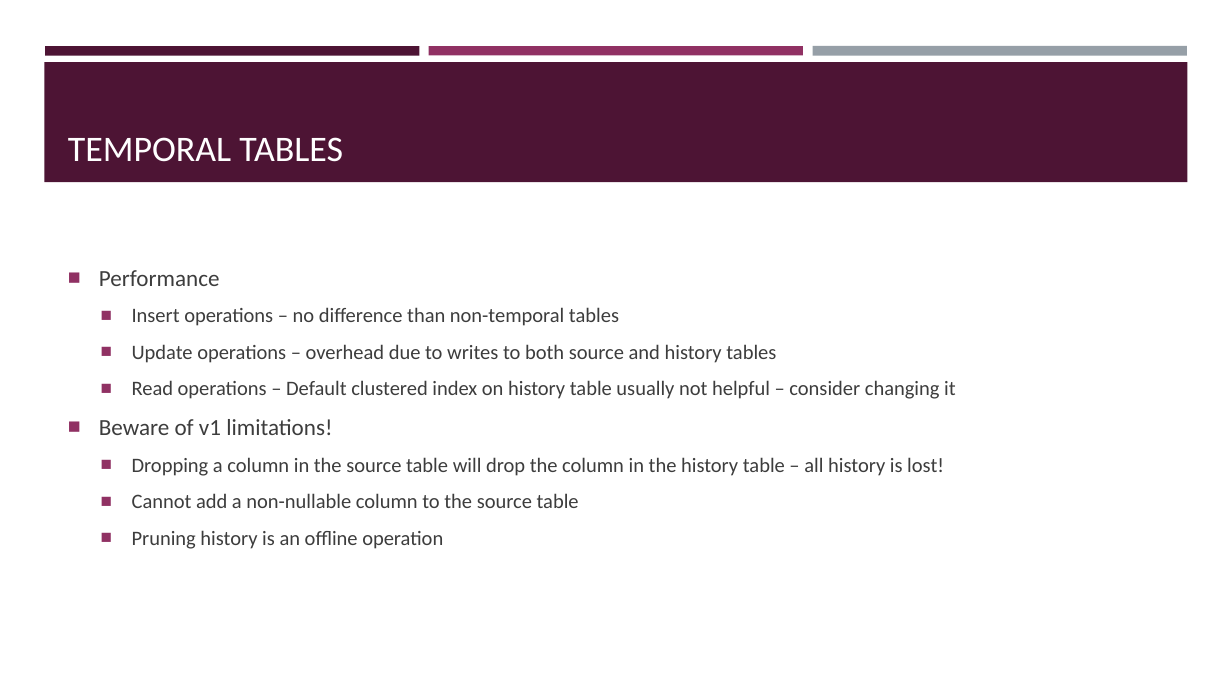
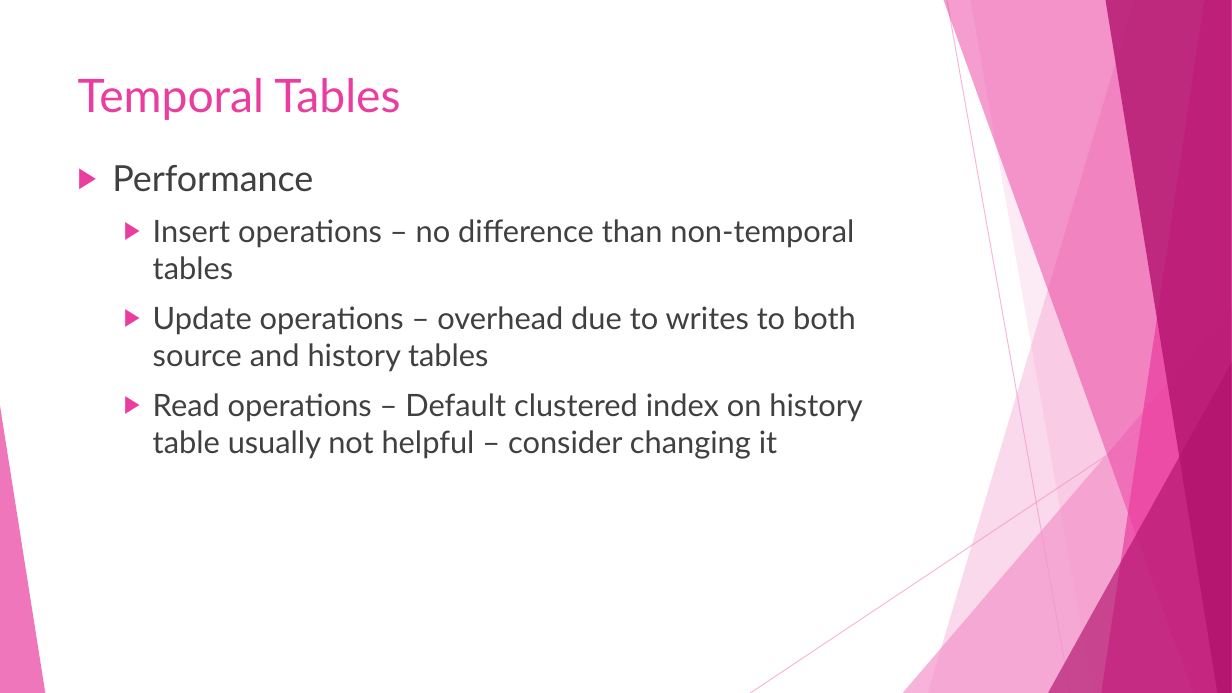
Before and after one commit to sqltran/SevenAwesomeSQLFeatures, a slide deck: slide 23 of AwesomeFreeSQLServerFeatures.pptx (slide 21 before the commit). Drawn at 1232x693 pixels with LibreOffice and Linux fonts; fonts in the diff are those of the drawing. Boxes give left, top, right and bottom in pixels: in the first picture for what was removed or moved away, otherwise in the second. Text is boxed around its words. In the diff, an @@ line names an element or a change of style, - is before the commit and + after.

Commit message:
Chage presentation theme and fixup.

```diff
--- a/AwesomeFreeSQLServerFeatures.pptx
+++ b/AwesomeFreeSQLServerFeatures.pptx
@@ rectangle removed at box(45, 46, 420, 55) @@
@@ rectangle removed at box(429, 46, 803, 55) @@
@@ rectangle removed at box(812, 46, 1187, 56) @@
@@ rectangle removed at box(44, 62, 1188, 182) @@
@@ title "Temporal Tables" at box(78, 78, 400, 120): vertical alignment bottom to top @@
@@ title at box(78, 78, 400, 120): text changed; size 28 to 36 pt; font Calibri to Lato; text colour #FFFFFF to #EB3D9F @@
-TEMPORAL TABLES
+Temporal Tables
@@ text "Performance": place and size @@
-text "Performance" at box(99, 270, 956, 549)
+text "Performance" at box(112, 165, 862, 459)
@@ text "Performance" at box(112, 165, 862, 459): size 18 to 28 pt in "Performance"; font Calibri to Lato, text colour #3D3D3D to #404040, size 16 to 24 pt; bullet ■ to ▶; bullet colour #903163 to #EB3D9F; vertical alignment middle to top @@
@@ group added at box(0, 0, 1232, 693): 5 freeform shapes, 3 triangles, 2 lines @@
@@ text at box(99, 419, 944, 549): paragraphs removed @@
-■ Beware of v1 limitations!
-  ■ Dropping a column in the source table will drop the column in the history table – all history is lost!
-  ■ Cannot add a non-nullable column to the source table
-  ■ Pruning history is an offline operation
```
Also in this commit, not shown: 32 other slides changed, 4 slides added.
